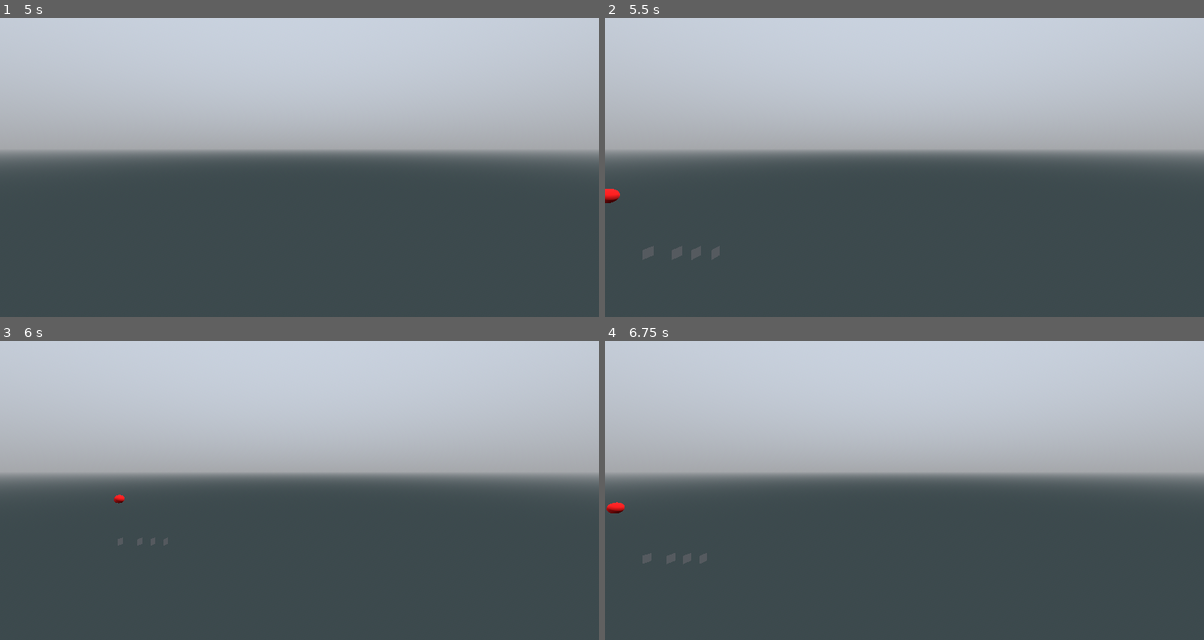
Above: before the commit, frames 1-4 (two rows, left to right).
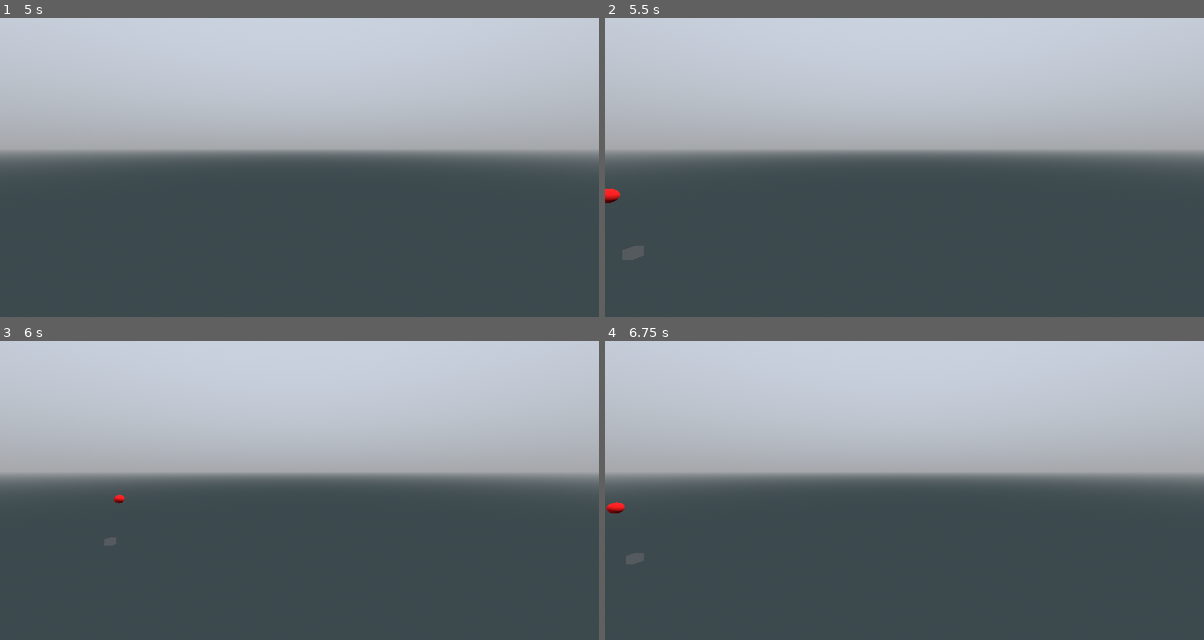
Above: after the commit, the same moments.

Repository: pixerhp/Hatchetflair
Game: Godot game, scene res://topscenes/gameplay_topscene.tscn
Two runs of this game, one before a commit and one after it. Both use one fixed random seed, a clock stepped at 60 frames per second and the inputs below.
Inputs (mouse positions are in pixels of both pictures, inside the frame that each line leads up to):
- Up to frame 1 (5 s): tap Enter at 0.5, 2, 3.5 s; move the mouse to (431, 131) at 0.52 s; hold D (move_right) 0.53-1.28 s; hold Shift (speed_faster) 0.53-1.28 s; click (431, 131) at 0.67 s; tap Space (move_jump_up) at 1.25, 2.75, 4.25 s; move the mouse to (179, 164) at 1.27 s; hold S (move_backwards) 1.28-2.03 s; tap Ctrl (speed_slower) at 1.35, 2.85, 4.35 s; move the mouse to (359, 74) at 2.02 s; hold D (move_right) 2.03-2.78 s; hold Shift (speed_faster) 2.03-2.78 s; move the mouse to (269, 215) at 2.77 s; hold W (move_forwards) 2.78-3.53 s; click (269, 215) at 2.92 s; move the mouse to (479, 200) at 3.52 s; hold Shift (speed_faster) 3.53-4.28 s; hold A (move_left) from 3.53 s (still down); move the mouse to (119, 98) at 4.27 s
- Up to frame 2 (5.5 s): move the mouse to (934, 149) at 5.02 s; release A (move_left) at 5.03 s; hold S (move_backwards) from 5.03 s (still down); hold Shift (speed_faster) from 5.03 s (still down); click (934, 149) at 5.17 s
- Up to frame 3 (6 s): move the mouse to (209, 388) at 5.77 s; release S (move_backwards) at 5.78 s; release Shift (speed_faster) at 5.78 s; hold D (move_right) from 5.78 s (still down); tap Ctrl (speed_slower) at 5.85 s
- Up to frame 4 (6.75 s): move the mouse to (1036, 454) at 6.52 s; release D (move_right) at 6.53 s; hold W (move_forwards) from 6.53 s (still down); hold Shift (speed_faster) from 6.53 s (still down)

Frame 1 is identical in both runs. In frame 2, 0.2% of the frame differs, in the area x 2-20%, y 76-81%; in frame 3, less than 0.1%; in frame 4, 0.2%.

Commit message:
Implement remaining cube meshing data

Diff:
--- a/scripts/autoloaded/world_utils.gd
+++ b/scripts/autoloaded/world_utils.gd
@@ -14,4 +14,10 @@
 const mesh_tess_cube_verts: Array[Vector3] = [
 	Vector3(0, 0, 0)-TCHUNK_HS,Vector3(0, 1, 0)-TCHUNK_HS,Vector3(0, 0, 1)-TCHUNK_HS,Vector3(0, 1, 1)-TCHUNK_HS,
 	Vector3(1, 0, 1)-TCHUNK_HS,Vector3(1, 1, 1)-TCHUNK_HS,Vector3(1, 0, 0)-TCHUNK_HS,Vector3(1, 1, 0)-TCHUNK_HS,
+
+	Vector3(0, 1, 0)-TCHUNK_HS,Vector3(1, 1, 0)-TCHUNK_HS,Vector3(0, 1, 1)-TCHUNK_HS,Vector3(1, 1, 1)-TCHUNK_HS,
+	Vector3(1, 0, 0)-TCHUNK_HS,Vector3(0, 0, 0)-TCHUNK_HS,Vector3(1, 0, 1)-TCHUNK_HS,Vector3(0, 0, 1)-TCHUNK_HS,
+
+	Vector3(1, 0, 0)-TCHUNK_HS,Vector3(1, 1, 0)-TCHUNK_HS,Vector3(0, 0, 0)-TCHUNK_HS,Vector3(0, 1, 0)-TCHUNK_HS,
+	Vector3(0, 0, 1)-TCHUNK_HS,Vector3(0, 1, 1)-TCHUNK_HS,Vector3(1, 0, 1)-TCHUNK_HS,Vector3(1, 1, 1)-TCHUNK_HS,
 ]
--- a/scripts/tchunks_manager.gd
+++ b/scripts/tchunks_manager.gd
@@ -89,11 +89,6 @@
 		verts_ref: PackedVector3Array, inds_ref: PackedInt32Array,
 	):
 		for j: int in range(6):
-
-			# temp
-			if j > 1:
-				break
-
 			match tc_27[get_tc27_tchunk_i(pos, WU.mesh_tess_cube_move[j])
 			].tile_shapes[get_tc27_tile_i(pos, WU.mesh_tess_cube_move[j])
 			]:
@@ -121,11 +116,11 @@
 	test_chunk.tile_shapes.fill(TILE_SHAPE.EMPTY)
 	#test_chunk.randomize_tiles()
 	test_chunk.tile_shapes[0] = TILE_SHAPE.TESS_CUBE
-	test_chunk.tile_shapes[1] = TILE_SHAPE.TESS_CUBE
-	test_chunk.tile_shapes[3] = TILE_SHAPE.TESS_CUBE
-	test_chunk.tile_shapes[4] = TILE_SHAPE.TESS_CUBE
-	test_chunk.tile_shapes[6] = TILE_SHAPE.TESS_CUBE
-	test_chunk.tile_shapes[8] = TILE_SHAPE.TESS_CUBE
+	#test_chunk.tile_shapes[1] = TILE_SHAPE.TESS_CUBE
+	#test_chunk.tile_shapes[3] = TILE_SHAPE.TESS_CUBE
+	#test_chunk.tile_shapes[4] = TILE_SHAPE.TESS_CUBE
+	#test_chunk.tile_shapes[6] = TILE_SHAPE.TESS_CUBE
+	#test_chunk.tile_shapes[8] = TILE_SHAPE.TESS_CUBE
 	test_chunk.generate_mesh()
 	#test_chunk.mesh_instance_node.position += Vector3(-8, -8, -8)
 	add_child(test_chunk.mesh_instance_node)
